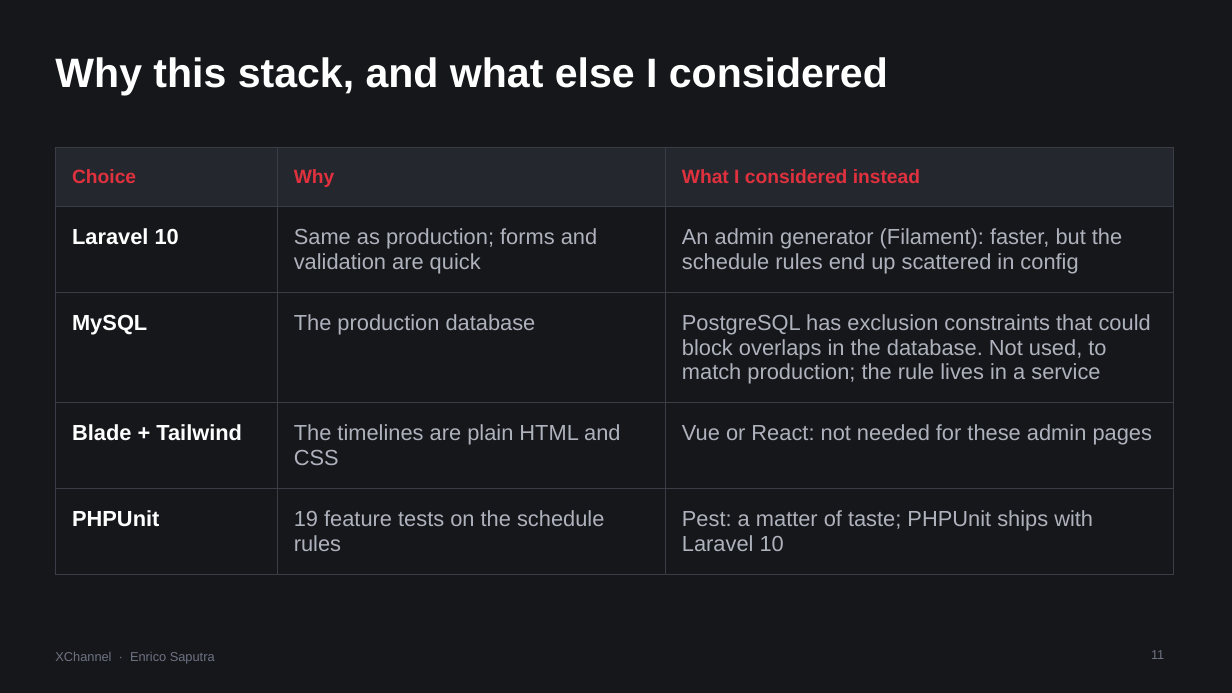
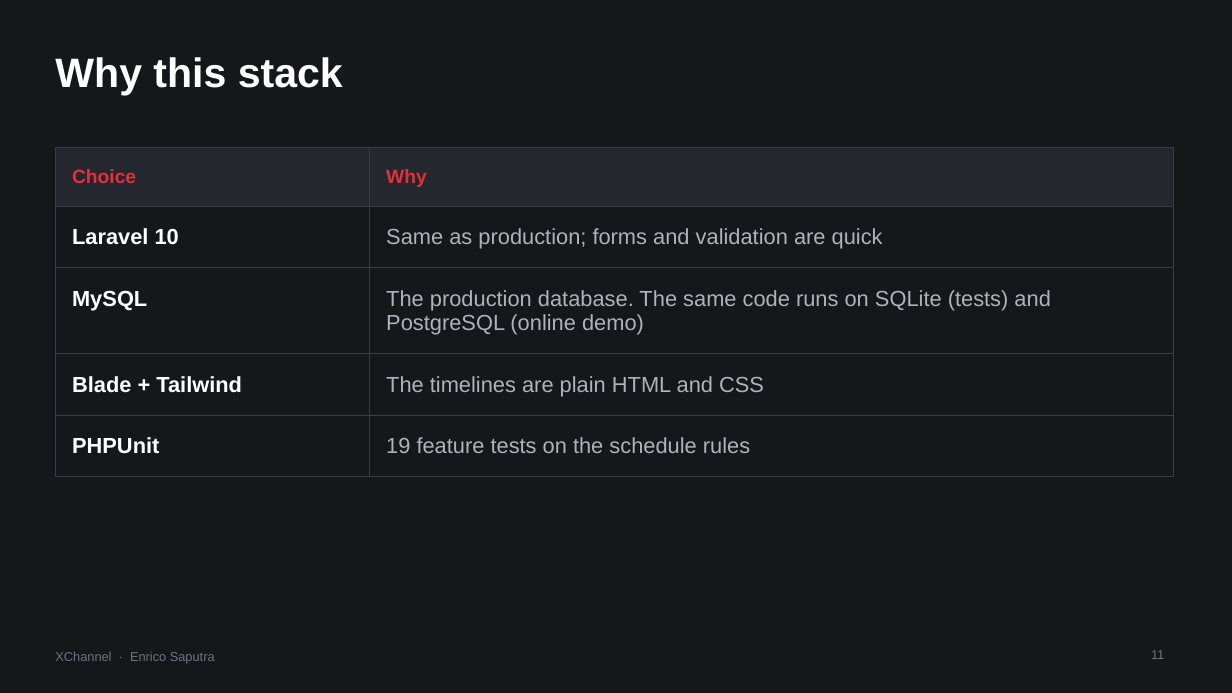
Before and after one commit to Enricosaputra/xchannel-dashboard-demo, a slide deck: slide 11 of docs/XChannel-walkthrough.pptx. Drawn at 1232x693 pixels with LibreOffice and Linux fonts; fonts in the diff are those of the drawing. Boxes give left, top, right and bottom in pixels: in the first picture for what was removed or moved away, otherwise in the second. Text is boxed around its words. In the diff, an @@ line names an element or a change of style, - is before the commit and + after.

Commit message:
Decks: ER diagram slide, stack slide gives the reason only, no trade-off slide

```diff
--- a/docs/XChannel-walkthrough.pptx
+++ b/docs/XChannel-walkthrough.pptx
@@ title at [55, 57, 343, 95]: text changed @@
-Why this stack, and what else I considered
+Why this stack
@@ table at [55, 148, 1174, 458] @@
-column 2: Why | Same as production; forms and validation are quick | The production database | The timelines are plain HTML and CSS | 19 feature tests on the schedule rules
-column 3: What I considered instead | An admin generator (Filament): faster, but the schedule rules end up scattered in config | PostgreSQL has exclusion constraints that could block overlaps in the database. Not used, to match production; the rule lives in a service | Vue or React: not needed for these admin pages | Pest: a matter of taste; PHPUnit ships with Laravel 10
+column 2: Why | Same as production; forms and validation are quick | The production database. The same code runs on SQLite (tests) and PostgreSQL (online demo) | The timelines are plain HTML and CSS | 19 feature tests on the schedule rules
```
Also in this commit, not shown: 1 slide added, 1 slide removed, 7 other files.
